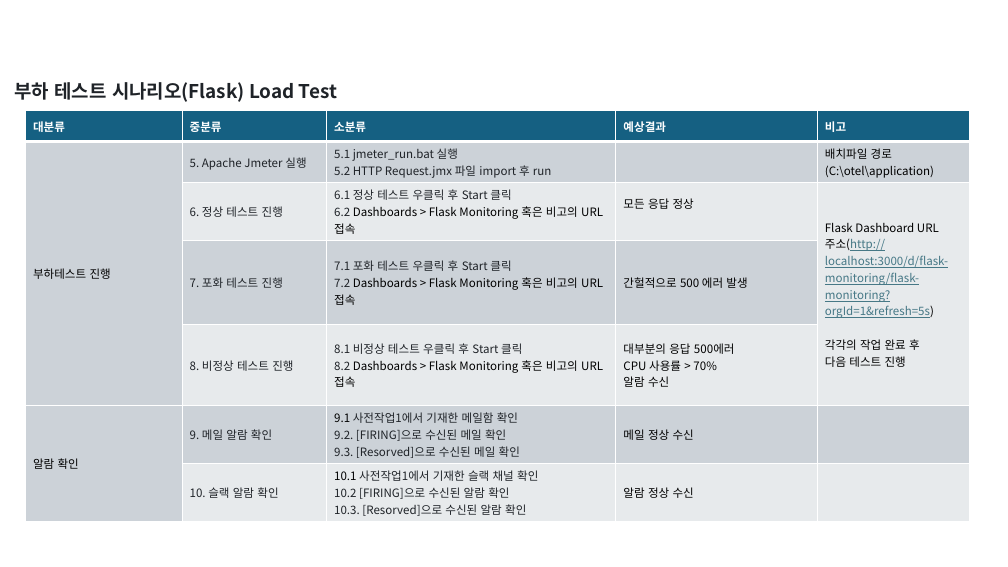
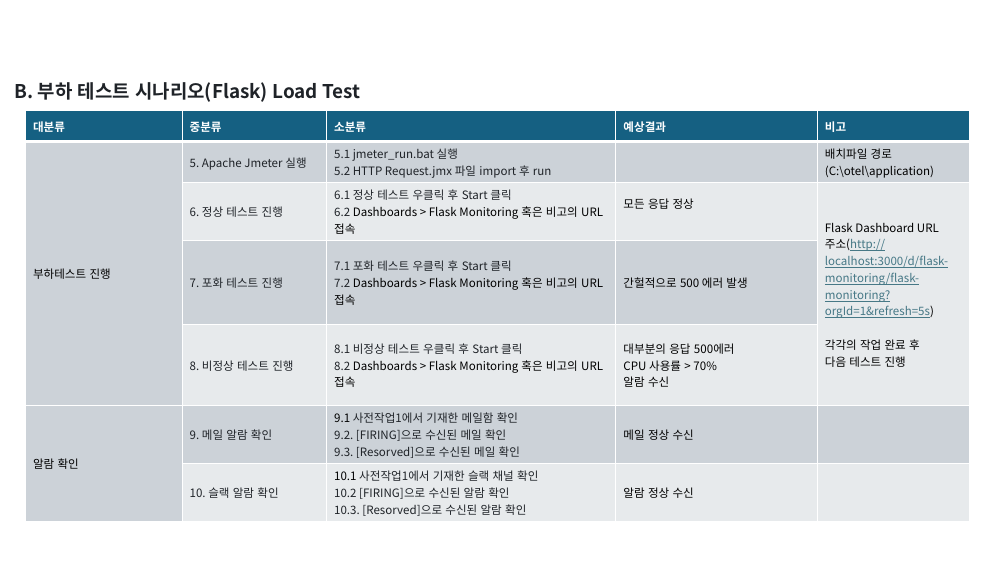
Before and after one commit to kkimsungchul/otel, a slide deck: slide 10 of otel-ppt/테스트 시나리오_v1.0.pptx. Drawn at 1008x567 pixels with LibreOffice and Linux fonts; fonts in the diff are those of the drawing. Boxes give left, top, right and bottom in pixels: in the first picture for what was removed or moved away, otherwise in the second. Text is boxed around its words. In the diff, an @@ line names an element or a change of style, - is before the commit and + after.

Commit message:
2024.07.05 - 테스트 시나리오 minor fix

```diff
--- a/otel-ppt/테스트 시나리오_v1.0.pptx
+++ b/otel-ppt/테스트 시나리오_v1.0.pptx
@@ text at [15,82,360,102]: text changed @@
-부하 테스트 시나리오(Flask) Load Test
+B. 부하 테스트 시나리오(Flask) Load Test
```
Also in this commit, not shown: 9 other slides changed.
